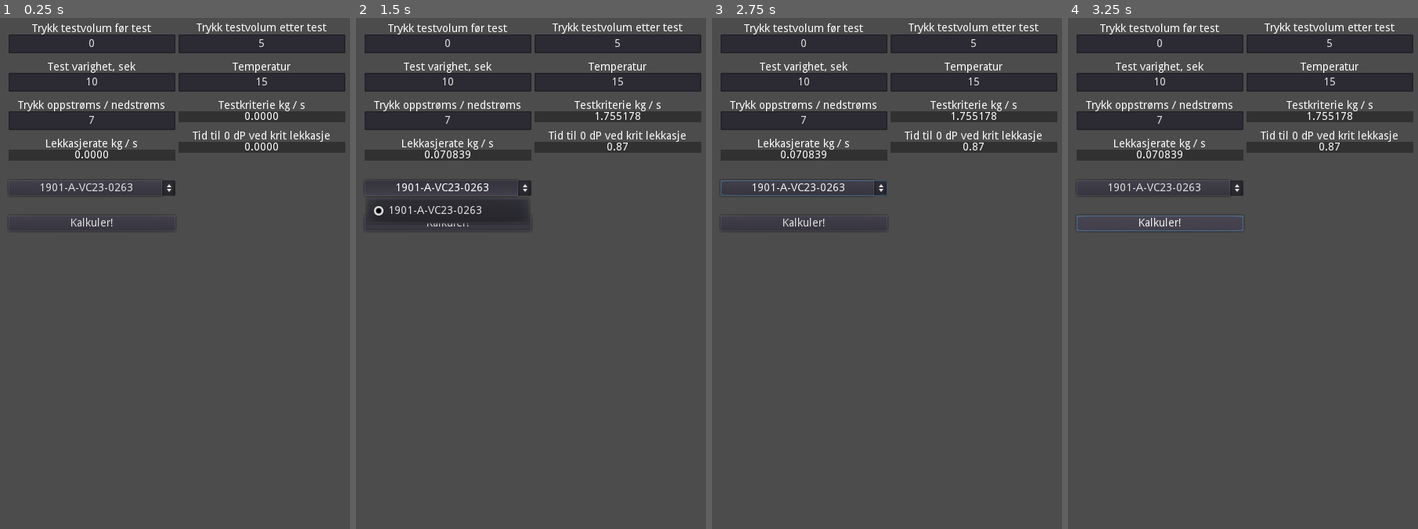
Above: before the commit, frames 1-4 (left to right).
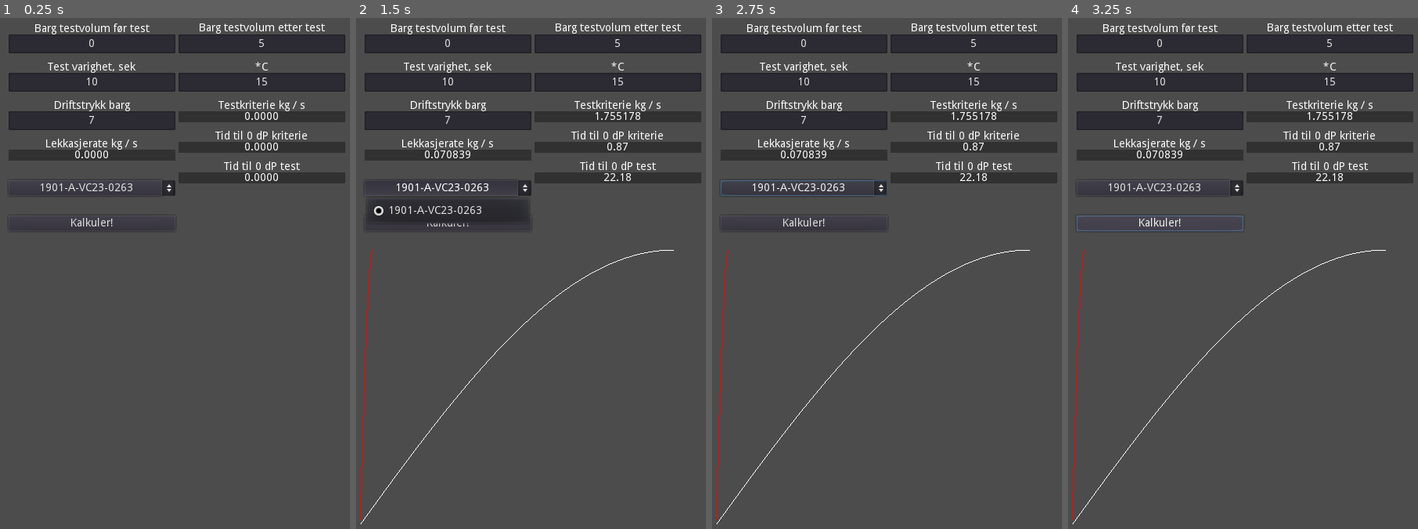
Above: after the commit, the same moments.

Repository: Keroflux/Critical-leak-test
Game: Godot game, scene res://Control.tscn
Two runs of this game, one before a commit and one after it. Both use one fixed random seed, a clock stepped at 60 frames per second and the inputs below.
Inputs:
- Up to frame 1 (0.25 s): no input
- Up to frame 2 (1.5 s): click "Kalkuler!" at 0.5 s; click "1901-A-VC23-0263" at 1.25 s
- Up to frame 3 (2.75 s): click "1901-A-VC23-0263" at 2 s
- Up to frame 4 (3.25 s): click "Kalkuler!" at 2.75 s

The runs differ from the first frame. In frame 1, 2.6% of the frame differs, in the area x 5-99%, y 0-33%; in frame 2, 2.9%, in the area x 1-99%, y 0-100%; in frame 3, 2.9%; in frame 4, 2.9%.

Commit message:
lagt til trend

Diff:
--- a/Control.tscn
+++ b/Control.tscn
@@ -47,7 +47,7 @@
 anchor_bottom = 0.0416667
 margin_top = -15.0
 margin_bottom = -1.0
-text = "Trykk testvolum før test"
+text = "Barg testvolum før test"
 align = 1
 valign = 1
 __meta__ = {
@@ -82,7 +82,7 @@
 [node name="Label" type="Label" parent="MarginContainer/HBoxContainer/VBoxContainer/PressureExternal"]
 anchor_right = 1.0
 margin_top = -14.0
-text = "Trykk oppstrøms / nedstrøms"
+text = "Driftstrykk barg"
 align = 1
 valign = 1
 
@@ -147,7 +147,7 @@
 anchor_right = 1.0
 margin_top = -15.0
 margin_bottom = -1.0
-text = "Trykk testvolum etter test"
+text = "Barg testvolum etter test"
 align = 1
 valign = 1
 
@@ -163,7 +163,7 @@
 [node name="Label" type="Label" parent="MarginContainer/HBoxContainer/VBoxContainer2/Temperatur"]
 anchor_right = 1.0
 margin_top = -14.0
-text = "Temperatur"
+text = "*C"
 align = 1
 valign = 1
 
@@ -201,8 +201,27 @@
 [node name="Label" type="Label" parent="MarginContainer/HBoxContainer/VBoxContainer2/CritLeakSec"]
 anchor_right = 1.0
 margin_top = -14.0
-text = "Tid til 0 dP ved krit lekkasje"
+text = "Tid til 0 dP kriterie"
 align = 1
 valign = 2
 
+[node name="LeakSec" type="Label" parent="MarginContainer/HBoxContainer/VBoxContainer2"]
+unique_name_in_owner = true
+margin_top = 176.0
+margin_right = 213.0
+margin_bottom = 190.0
+size_flags_horizontal = 3
+size_flags_vertical = 1
+custom_styles/normal = SubResource( 1 )
+text = "0.0000"
+align = 1
+valign = 1
+
+[node name="Label" type="Label" parent="MarginContainer/HBoxContainer/VBoxContainer2/LeakSec"]
+anchor_right = 1.0
+margin_top = -14.0
+text = "Tid til 0 dP test"
+align = 1
+valign = 2
+
 [connection signal="pressed" from="MarginContainer/HBoxContainer/VBoxContainer/Button" to="." method="_on_Button_pressed"]
--- a/Lekkasje.gd
+++ b/Lekkasje.gd
@@ -5,8 +5,8 @@
 var MW: float = 28.01 	# MOL vekt for test medie
 var P1: float = 1.0 	# Trykk utenfor testvolum
 var P2: float = 1.0 	# Trykk i testvolum før test
-var PB:float = 1.0 		# Trykk i testvolum etter test
-var T:float = 15.0 		# Temperatur test medie
+var PB: float = 1.0 	# Trykk i testvolum etter test
+var T: float = 15.0 	# Temperatur test medie
 var Di: float= 372.0 	# Indre rør diameter
 var Z: float = 0.98 	# Kompressabilitet til testmedie
 
@@ -14,11 +14,16 @@
 var volume: float = 0.11876		# Testvolumet i m3
 const R: float = 8314.5			# Gasskonstanten
 var test_time: float = 900.0	# Testvarighet i sekunder
-var orifice: float = 0.0
 
 var kgs_crit: float = 0.0
 var kgs_test: float = 0.0
 var sec_crit: float = 0.0
+var sec_test: float = 0.0
+var P2_crit: Array = []
+var P2_test: Array = []
+var W = 400
+var H = 250
+var pos = Vector2(50, 700)
 
 
 var comp_f = 0.98
@@ -35,22 +40,22 @@
 	pass
 
 
-func calc_leak_crit_gas()->float:
+func calc_leak_crit_gas(ori: float = 0.0)->float:
 	var K: float = 273.15 + T
 	var dP: float = P1 - P2
 	if P1 == 0:
 		P1 = 1
 	var Pr: float = dP / P1
 	var Do: float = Di/ 10
+	if ori > 0:
+		Do = ori
 	var Yo: float = 1.008 - 0.338 * Pr
 	if Pr < 0.29:
 		Yo = 1 - 0.31 * Pr
 	var dg: float = (MW * P1) / (0.08314 * K * Z)
 	var kg_h: float = Do * Do * Yo * 0.62 * 1.265 * pow((dP * dg), 0.5)
-	var ori = sqrt(kg_h / (Yo * 0.62 * 1.265 * pow((dP * dg), 0.5)))
 	var kg_s: float = kg_h / 3600
 	kg_s = abs(kg_s)
-	print(ori)
 	return kg_s
 
 
@@ -63,24 +68,78 @@
 	return kg_s
 
 
-func integrate_leak(step):
+func calc_orifice(kgh: float)->float:
 	var K: float = 273.15 + T
-	var m1: float = P2 * 100000 * volume * MW / (Z * R * K)
-	var m2: float = PB * 100000 * volume * MW / (Z * R * K)
-	var kg_s: float = (m1 - m2) / test_time
-	var kg_h = abs(kg_s * 3600)
-
-
-func integrate_criteria(step)->float:
+	var dP: float = P1 - P2
+	if P1 == 0:
+		P1 = 1
+	var Pr: float = dP / P1
+	var Yo: float = 1.008 - 0.338 * Pr
+	if Pr < 0.29:
+		Yo = 1 - 0.31 * Pr
+	var dg: float = (MW * P1) / (0.08314 * K * Z)
+	var orifice = sqrt(kgh / (Yo * 0.62 * 1.265 * pow((dP * dg), 0.5)))
+	return orifice
+
+
+func integrate_leak():
+	var kg_s: float = calc_leak_rate_gas()
+	var kg_h: float = kg_s * 3600
+	var orifice: float = calc_orifice(kg_h)
+	var sec = integrate_criteria(2, 0.01, orifice)
+	return sec
+
+
+func integrate_criteria(P: int, step: float, ori: float = 0.0)->float:
 	var sec: float = 0.0
+	var count = 1
+	var s = step
+	if P == 1:
+		P2_crit.clear()
+	else:
+		P2_test.clear()
 	while P2 < P1:
 		var K: float = 273.15 + T
 		var m1: float = P2 * 100000 * volume * MW / (Z * R * K)
-		var leak: float = calc_leak_crit_gas()
-		m1 += leak * 0.01
+		var leak: float = calc_leak_crit_gas(ori)
+		m1 += leak * s
 		P2 = m1 / (100000 * volume * MW / (Z * R * K))
 		sec += step
+		if count == 1:
+			if P == 1:
+				P2_crit.append(P2)
+			else:
+				P2_test.append(P2)
+			count = 0
+		count += 1
+	P2 = float($"%PressureStart".text) + 1
 	return sec
+
+
+func trend():
+	var test = []
+	var crit = []
+	var test_size = P2_test.size()
+	var crit_size = P2_crit.size()
+	if test_size == 0:
+		test_size = 1
+	var scale_x = 400 / (test_size * 0.01)
+	var scale_y = 400 / P1
+	var step_test = 0
+	var step_crit = 0
+	if not crit_size == 0:
+		for i in test_size:
+			test.append(Vector2(step_test * scale_x + 20, P2_test[i] * -scale_y + 700))
+			step_test += 0.01
+		for i in crit_size:
+			crit.append(Vector2(step_crit * scale_x + 20, P2_crit[i] * -scale_y + 700))
+			step_crit += 0.01
+		draw_polyline(test, Color(1, 1, 1))
+		draw_polyline(crit, Color(1, 0, 0))
+
+
+func _draw():
+	trend()
 
 
 func _on_Button_pressed()->void:
@@ -94,8 +153,10 @@
 	$"%LeakRate".text = str(kgs_test)
 	$"%CritLeak".text = str(kgs_crit)
 
-	sec_crit = integrate_criteria(0.01)
+	sec_crit = integrate_criteria(1, 0.01)
 	$"%CritLeakSec".text = str(sec_crit)
+	$"%LeakSec".text = str(integrate_leak())
+	update()
 
 
 
